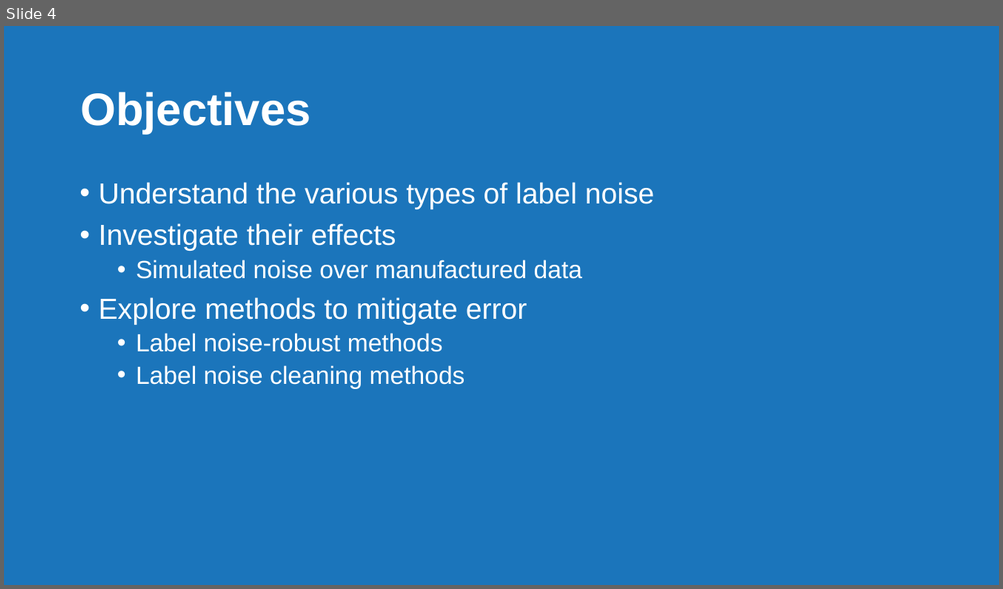
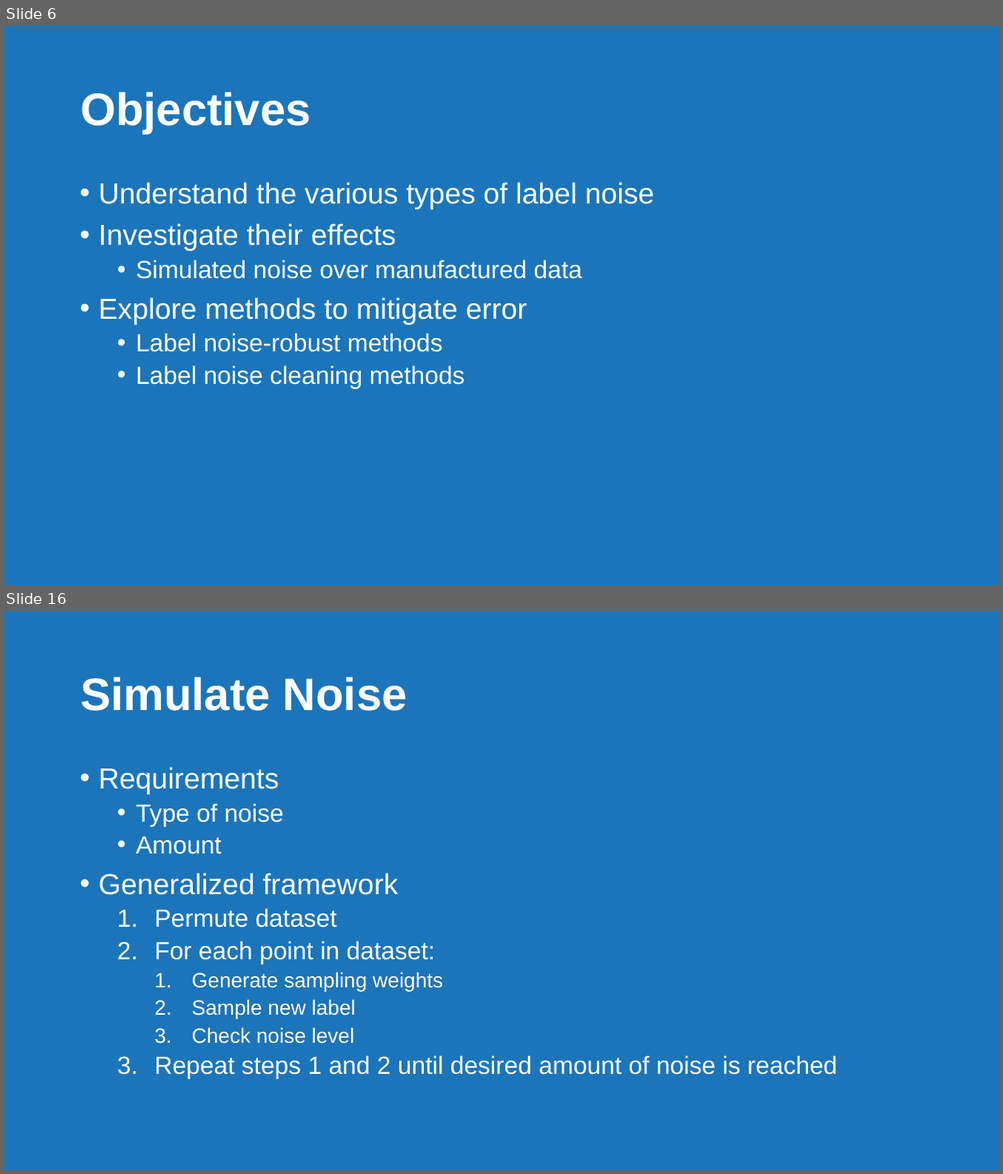
Before and after one commit to jkingphd/label_noise, a slide deck: ntc_analytics_summit_king.pptx. Shown one above the other, each under a label of ours: slide 4 before the commit, slides 6 and 16 after it; the slides between them are not shown. The pictures are 1003x589 and 1003x1174 pixels, drawn with LibreOffice and Linux fonts; fonts in the diff are those of the drawing. Boxes give left, top, right and bottom in pixels: in the first picture for what was removed or moved away, otherwise in the second. Text is boxed around its words. In the diff, an @@ line names an element or a change of style, - is before the commit and + after.

```diff
--- a/ntc_analytics_summit_king.pptx
+++ b/ntc_analytics_summit_king.pptx
@@ slide 16 added at (4, 611, 999, 1170), background #1B75BB @@
@@ title added at (80, 677, 407, 711), 44 pt, text #FFFFFF, bold @@
+Simulate Noise
@@ text added at (99, 767, 836, 1079), 24 pt, text #FFFFFF @@
+• Requirements
+  • Type of noise
+  • Amount
+• Generalized framework
+  1. Permute dataset
+  2. For each point in dataset:
+    1. Generate sampling weights
+    2. Sample new label
+    3. Check noise level
+  3. Repeat steps 1 and 2 until desired amount of noise is reached
@@ what was slide 4 is now slide 6 @@
```
Also in this commit, not shown: 2 slides changed, 43 other slides added, 4 slides removed, 6 other files.
